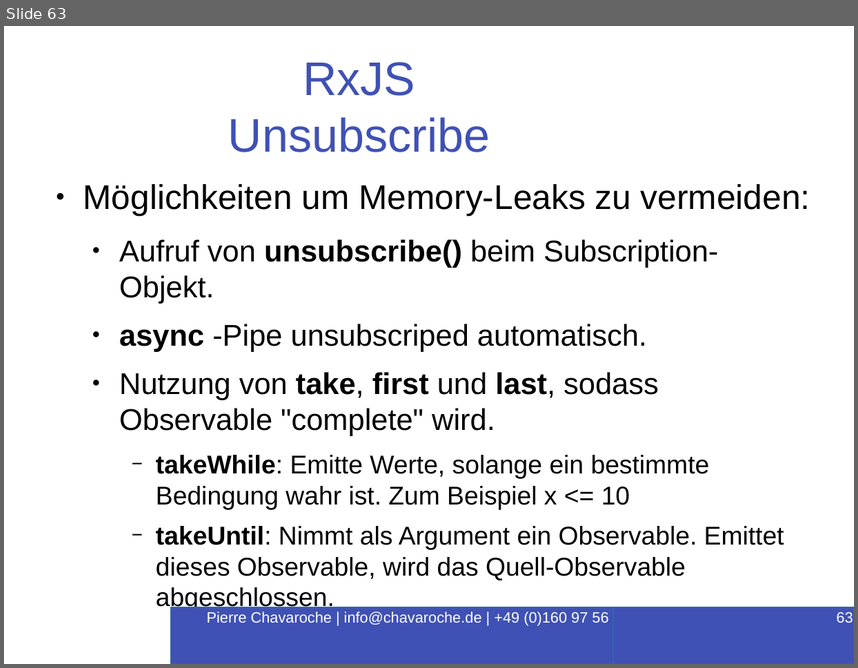
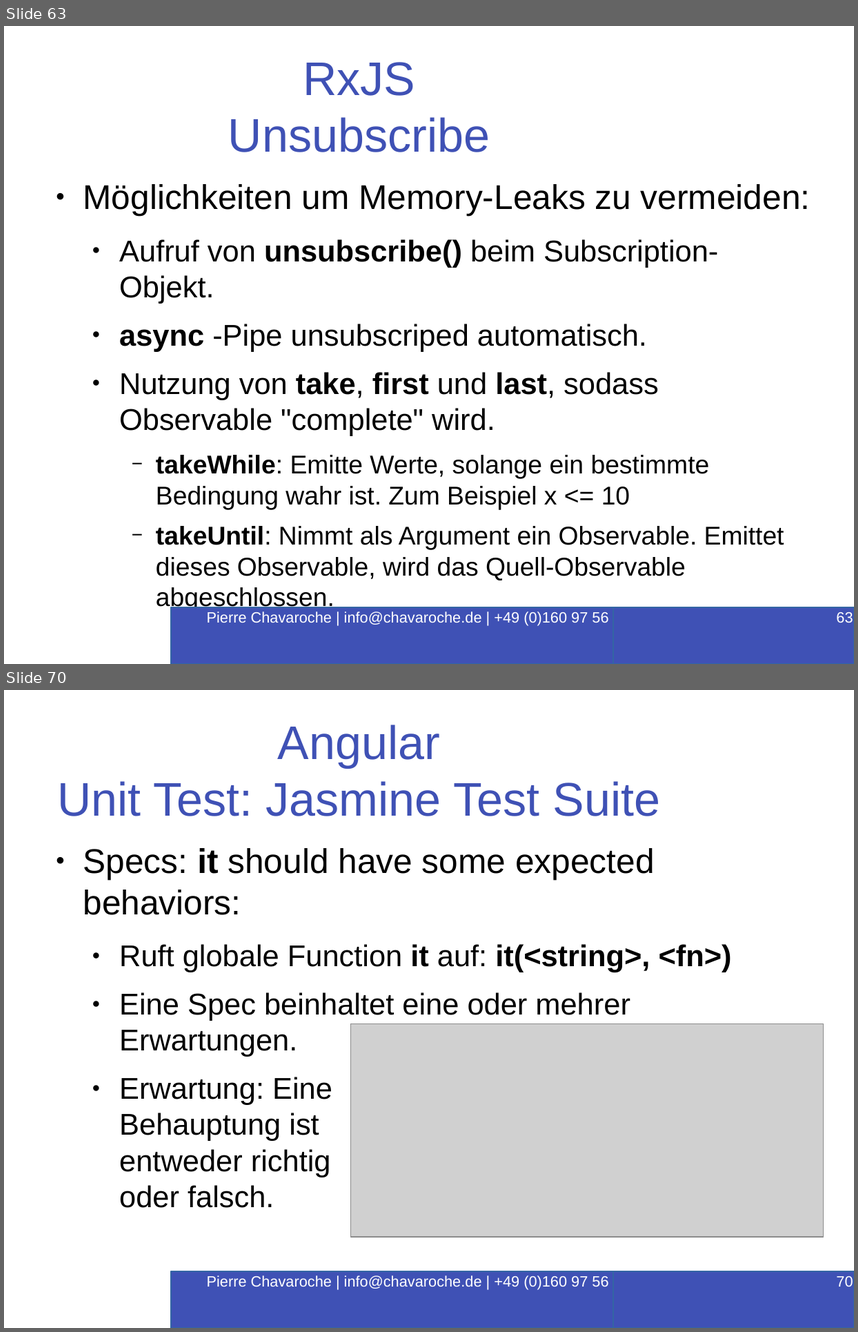
Before and after one commit to PierreChavaroche/workshop-presentation, a slide deck: Angular-RxJS.odp. Shown one above the other, each under a label of ours: slide 63 before the commit, slides 63 and 70 after it; the slides between them are not shown. The pictures are 858x668 and 858x1332 pixels, drawn with LibreOffice and Linux fonts; fonts in the diff are those of the drawing; grey boxes stand for pictures; background and template pictures are left out. Boxes give left, top, right and bottom in pixels: in the first picture for what was removed or moved away, otherwise in the second. Text is boxed around its words. In the diff, an @@ line names an element or a change of style, - is before the commit and + after.

```diff
--- a/Angular-RxJS.odp
+++ b/Angular-RxJS.odp
@@ slide 70 added at (4, 690, 854, 1328), background #FFFFFF @@
@@ title added at (57, 724, 660, 816), 44 pt, text #3F51B5 @@
+Angular
+Unit Test: Jasmine Test Suite
@@ text added at (83, 848, 732, 1208), 28 pt, text #000000 @@
+● Specs: it should have some expected behaviors:
+  ● Ruft globale Function it auf: it(<string>, <fn>)
+  ● Eine Spec beinhaltet eine oder mehrer Erwartungen.
+  ● Erwartung: Eine
+    Behauptung ist
+    entweder richtig
+    oder falsch.
@@ picture added at (350, 1024, 824, 1237) @@
@@ rectangle added at (172, 1271, 688, 1328), fill #3F51B5, outline #3465A4 1.5 pt, 14 pt, text #FFFFFF @@
+Pierre Chavaroche | info@chavaroche.de | +49 (0)160 97 56 16 87
@@ page number added at (613, 1271, 854, 1328), fill #3F51B5, outline #3465A4 1.5 pt, 14 pt, text #FFFFFF @@
+70
```
Also in this commit, not shown: 5 slides changed, 13 other slides added, 16 other files.
